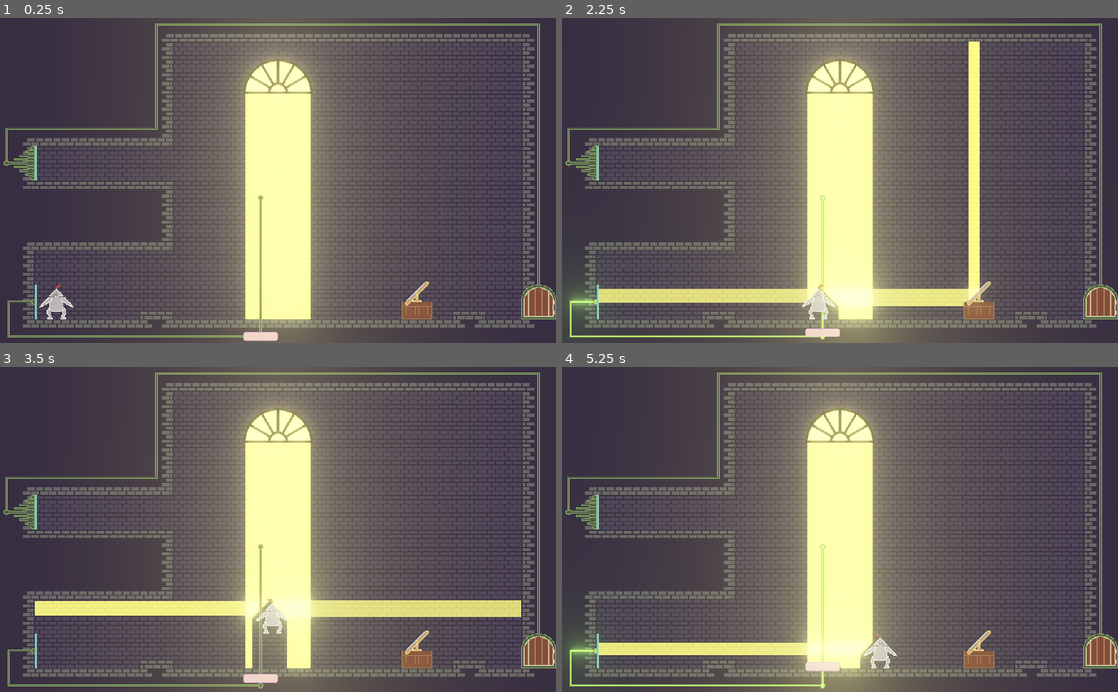
Above: before the commit, frames 1-4 (two rows, left to right).
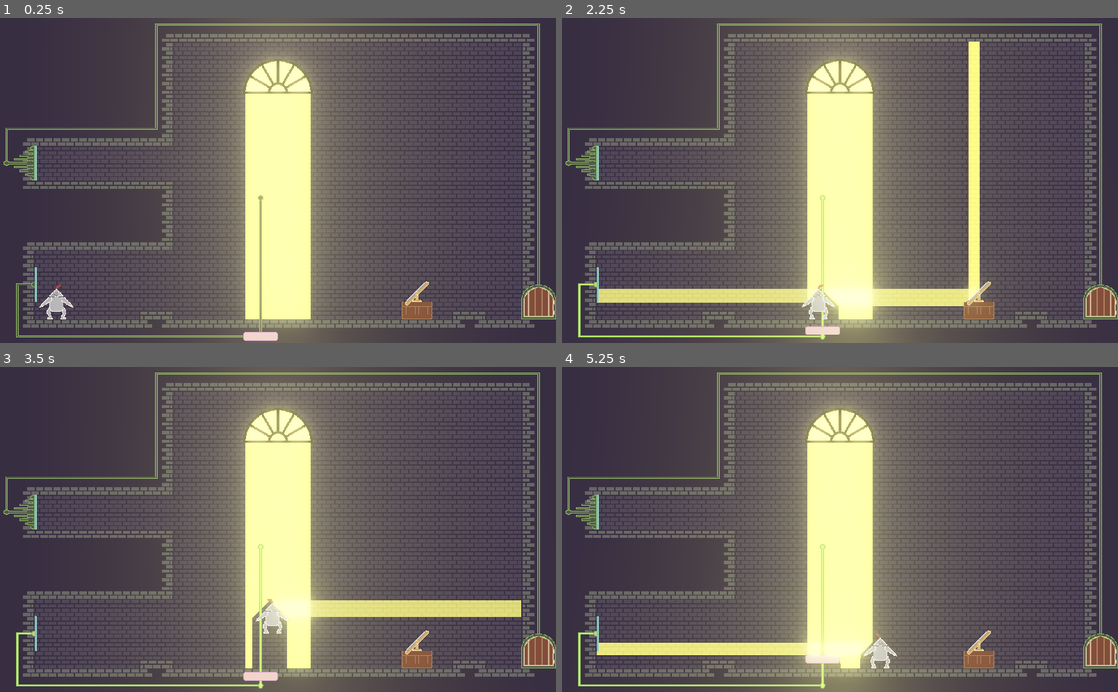
Above: after the commit, the same moments.

Repository: marc-jones/game-off-2022
Game: Godot game, scene res://nodes/levels/LevelX.tscn
Same seed, same stepped clock (60 frames per second), same inputs: the game is played once before the commit and once after it. This scene is started directly instead of the project's main scene.
Inputs (mouse positions are in pixels of both pictures, inside the frame that each line leads up to):
- Up to frame 1 (0.25 s): no input
- Up to frame 2 (2.25 s): tap Enter at 0.5 s; move the mouse to (962, 164) at 0.52 s; hold Right (move_right) 0.53-2.03 s; tap Down (crouch) at 0.6, 1.35, 2.1 s; tap Space (jump) at 0.77, 1.52 s; move the mouse to (728, 196) at 1.27 s; move the mouse to (895, 109) at 2.02 s; hold Left (move_left) from 2.03 s (still down)
- Up to frame 3 (3.5 s): move the mouse to (250, 594) at 2.77 s; release Left (move_left) at 2.78 s; hold Right (move_right) from 2.78 s (still down); tap Down (crouch) at 2.85 s; tap Space (jump) at 3.02 s
- Up to frame 4 (5.25 s): move the mouse to (1006, 578) at 3.52 s; tap Down (crouch) at 3.6, 4.35, 5.1 s; tap Space (jump) at 3.77, 4.52 s; move the mouse to (673, 480) at 4.27 s; release Right (move_right) at 4.28 s; hold Left (move_left) 4.28-5.03 s; move the mouse to (867, 529) at 5.02 s; hold Right (move_right) from 5.03 s (still down)

The runs differ from the first frame. In frame 1, 0.2% of the frame differs, in the area x 1-7%, y 76-99%; in frame 2, 0.9%; in frame 3, 2.4%, in the area x 1-50%, y 54-99%; in frame 4, 1.1%.

Commit message:
Level tweak

Diff:
--- a/nodes/levels/LevelX.tscn
+++ b/nodes/levels/LevelX.tscn
@@ -89,12 +89,12 @@
 target = NodePath("../Wiring")
 
 [node name="Wiring2" parent="LevelObjects" instance=ExtResource( 9 )]
-points = PoolVector2Array( 64, 524, 16, 524, 16, 588, 480, 588 )
+points = PoolVector2Array( 64, 492, 32, 492, 32, 588, 480, 588 )
 target = NodePath("../PlatformTrack")
 instant = true
 
 [node name="InstantLightSwitch" parent="LevelObjects" instance=ExtResource( 12 )]
-position = Vector2( 64, 524 )
+position = Vector2( 64, 492 )
 rotation = -3.14159
 target = NodePath("../Wiring2")
 
